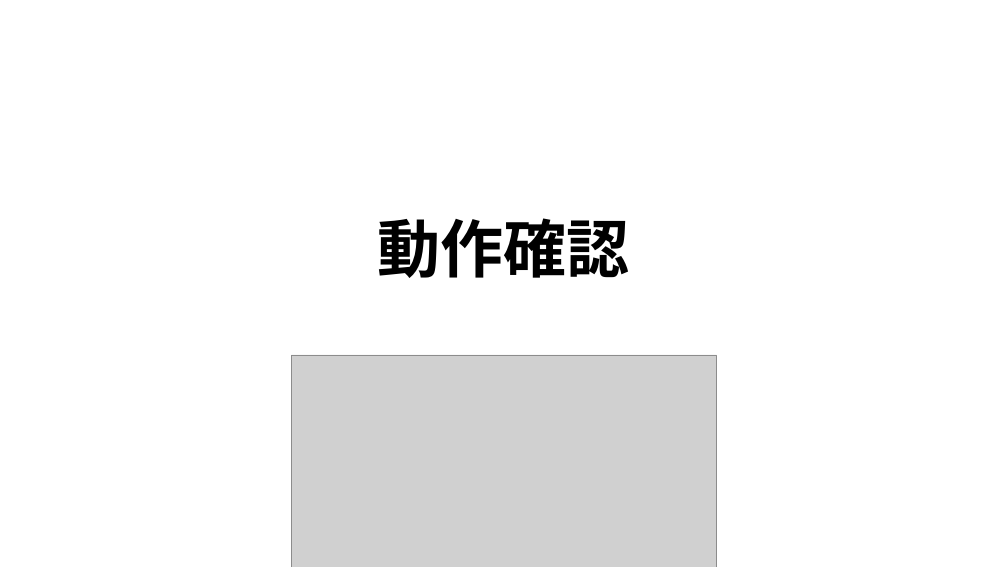
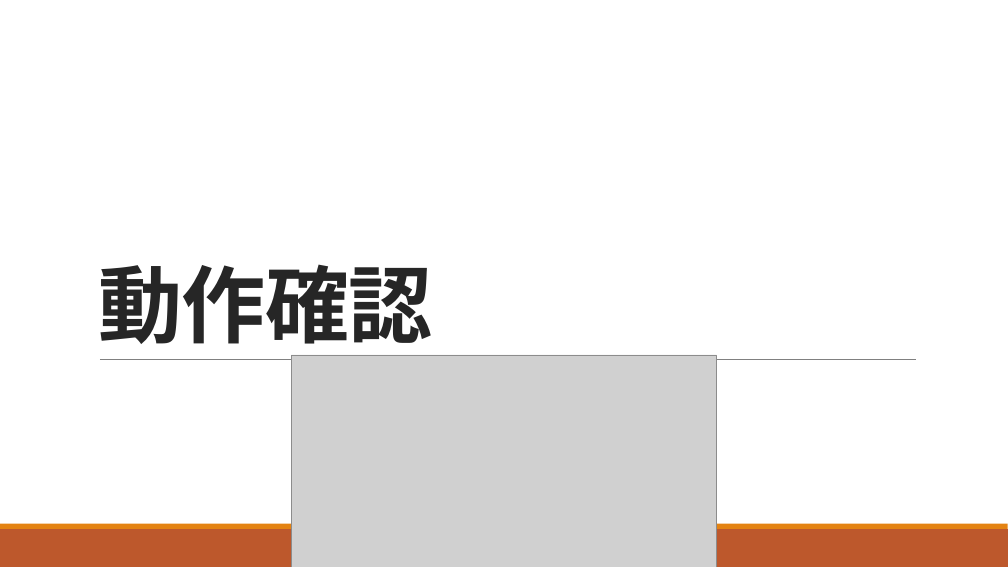
Before and after one commit to ivy239007/UG, a slide deck: slide 6 of プレゼン資料/Webアプリ開発発表資料藤谷 - コピー.pptx. Drawn at 1008x567 pixels with LibreOffice and Linux fonts; fonts in the diff are those of the drawing; grey boxes stand for pictures. Boxes give left, top, right and bottom in pixels: in the first picture for what was removed or moved away, otherwise in the second. Text is boxed around its words. In the diff, an @@ line names an element or a change of style, - is before the commit and + after.

```diff
--- a/プレゼン資料/Webアプリ開発発表資料藤谷 - コピー.pptx
+++ b/プレゼン資料/Webアプリ開発発表資料藤谷 - コピー.pptx
@@ title "動作確認": place and size @@
-title "動作確認" at [378,218,630,278]
+title "動作確認" at [98,264,432,357]
@@ title "動作確認" at [98,264,432,357]: size 60 to 80 pt, font Noto Sans CJK JP to Calibri, text colour #000000 to #262626, letter spacing 0 to -0.5 pt; alignment centre to left; line spacing 0.9 to 0.85 @@
@@ line added from (100, 359) to (917, 359), #808080 0.5 pt @@
@@ rectangle added at [0,529,1008,567], fill #BD582C @@
@@ rectangle added at [0,524,1008,529], fill #E48312 @@
```
Also in this commit, not shown: 10 other slides changed, 1 other file.
